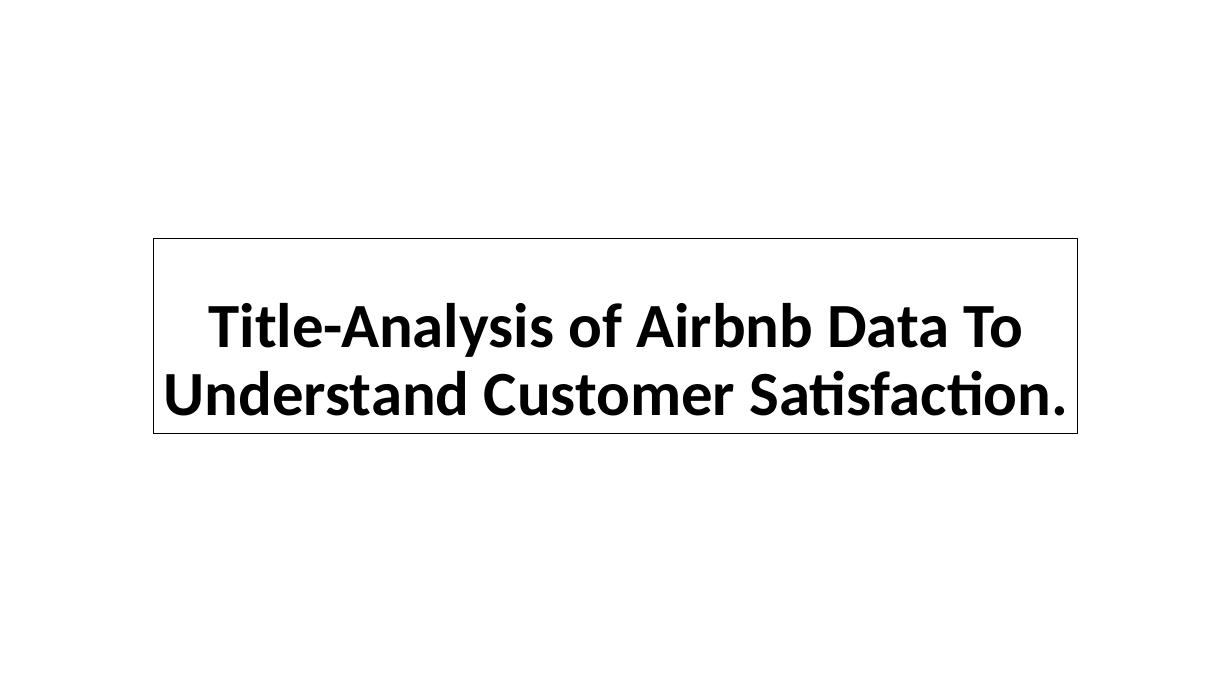
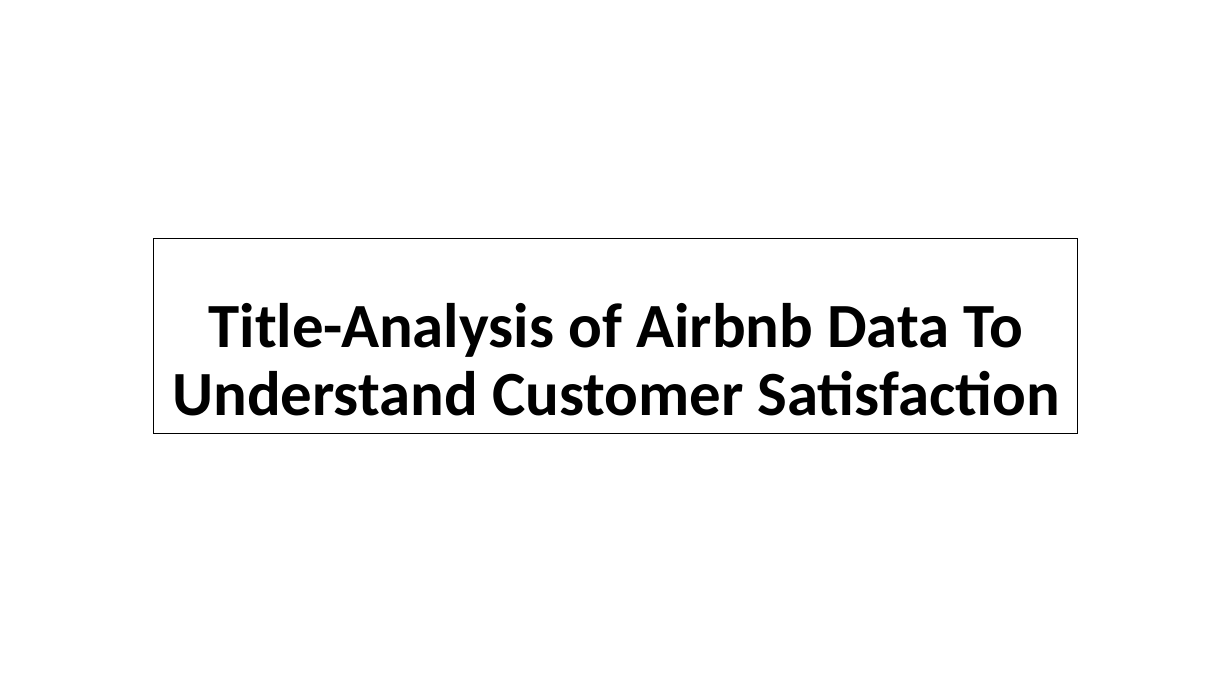
Before and after one commit to Aniruddhakhedkar/Analysis-of-Airbnb-Data-To-Understand-Customer-Satisfaction, a slide deck: slide 1 of Findings_of_the_Analysis.pptx. Drawn at 1232x693 pixels with LibreOffice and Linux fonts; fonts in the diff are those of the drawing. Boxes give left, top, right and bottom in pixels: in the first picture for what was removed or moved away, otherwise in the second. Text is boxed around its words. In the diff, an @@ line names an element or a change of style, - is before the commit and + after.

Commit message:
Findings_of_the_project

```diff
--- a/Findings_of_the_Analysis.pptx
+++ b/Findings_of_the_Analysis.pptx
@@ title at box(172, 303, 1060, 416): text changed @@
-Title-Analysis of Airbnb Data To Understand Customer Satisfaction.
+Title-Analysis of Airbnb Data To Understand Customer Satisfaction
```
